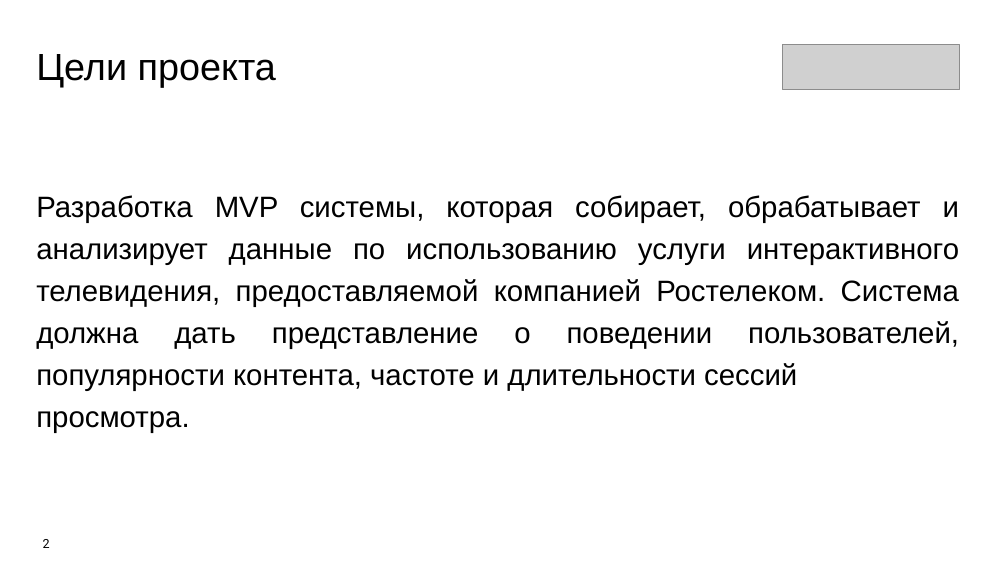
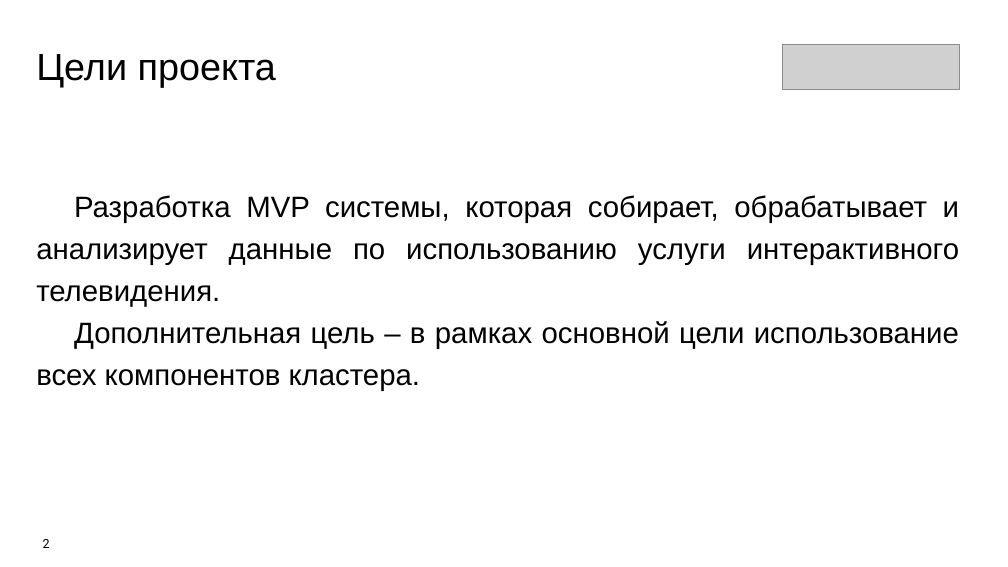
Before and after one commit to Olmeor/Data-engineer_Rostelecom_programming_school, a slide deck: slide 2 of Сertification/presentation.pptx. Drawn at 1008x567 pixels with LibreOffice and Linux fonts; fonts in the diff are those of the drawing; grey boxes stand for pictures. Boxes give left, top, right and bottom in pixels: in the first picture for what was removed or moved away, otherwise in the second. Text is boxed around its words. In the diff, an @@ line names an element or a change of style, - is before the commit and + after.

```diff
--- a/Сertification/presentation.pptx
+++ b/Сertification/presentation.pptx
@@ text at <box>36,195,959,391</box>: text changed @@
-Разработка MVP системы, которая собирает, обрабатывает и анализирует данные по использованию услуги интерактивного телевидения, предоставляемой компанией Ростелеком. Система должна дать представление о поведении пользователей, популярности контента, частоте и длительности сессий
-просмотра.
+Разработка MVP системы, которая собирает, обрабатывает и анализирует данные по использованию услуги интерактивного телевидения.
+Дополнительная цель – в рамках основной цели использование всех компонентов кластера.
```
Also in this commit, not shown: 6 other slides changed, 5 slides added, 5 slides removed, 1 other file.
